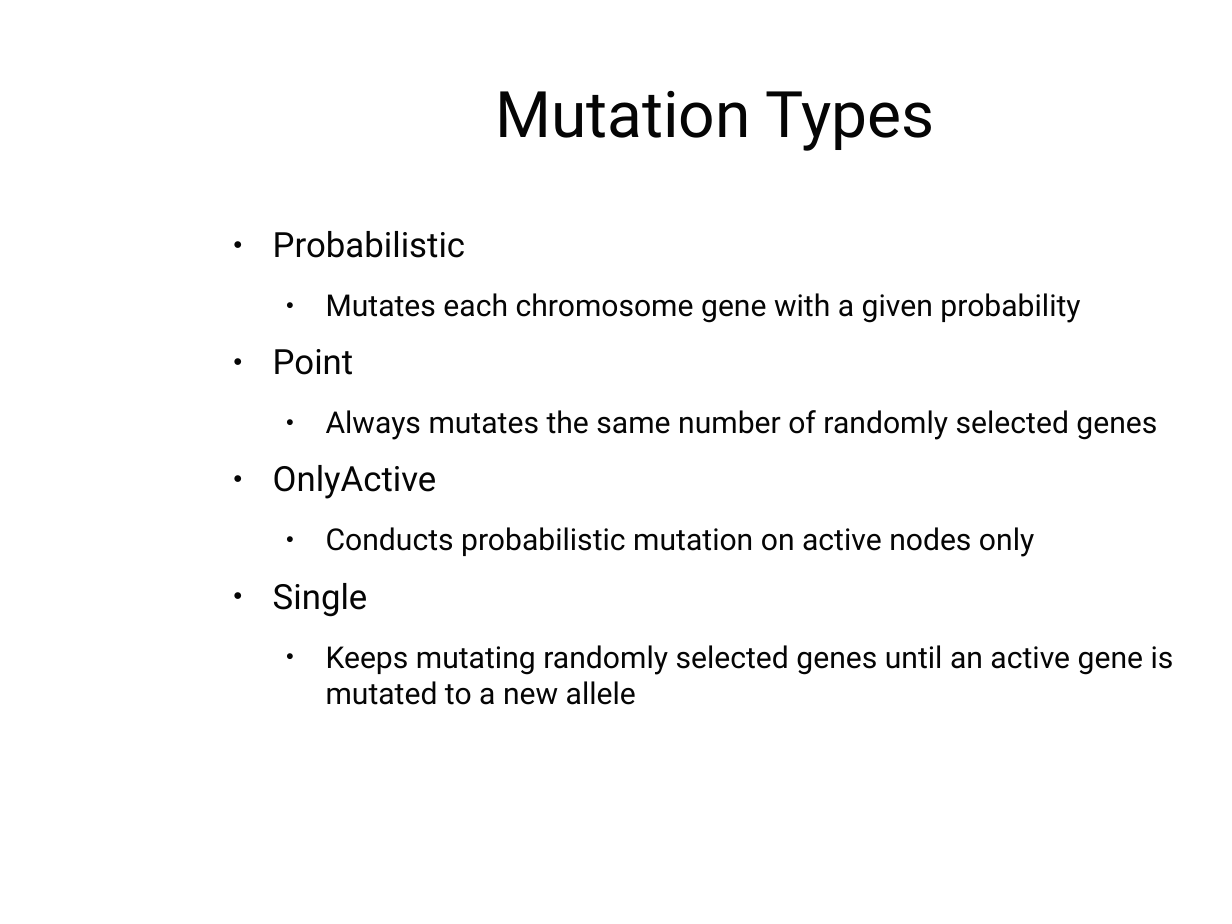
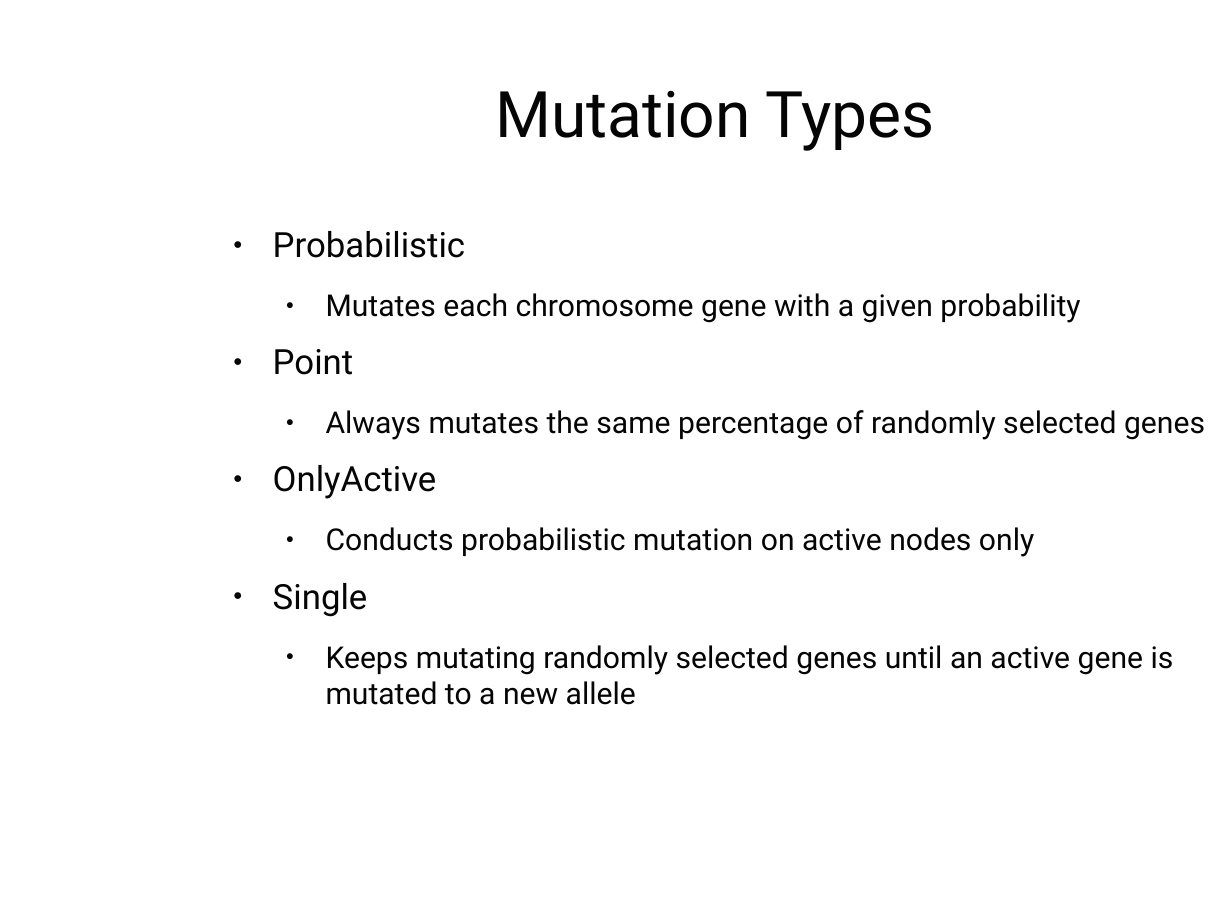
Before and after one commit to AndrewJamesTurner/CGP-Library, a slide deck: slide 11 of presentation/introduction.odp (slide 10 before the commit). Drawn at 1232x924 pixels with LibreOffice and Linux fonts; fonts in the diff are those of the drawing; background and template pictures are left out. Boxes give left, top, right and bottom in pixels: in the first picture for what was removed or moved away, otherwise in the second. Text is boxed around its words. In the diff, an @@ line names an element or a change of style, - is before the commit and + after.

```diff
--- a/presentation/introduction.odp
+++ b/presentation/introduction.odp
@@ text at (326, 410, 1205, 440): text changed @@
-  ● Always mutates the same number of randomly selected genes
+  ● Always mutates the same percentage of randomly selected genes
```
Also in this commit, not shown: 7 other slides changed, 16 other files.
